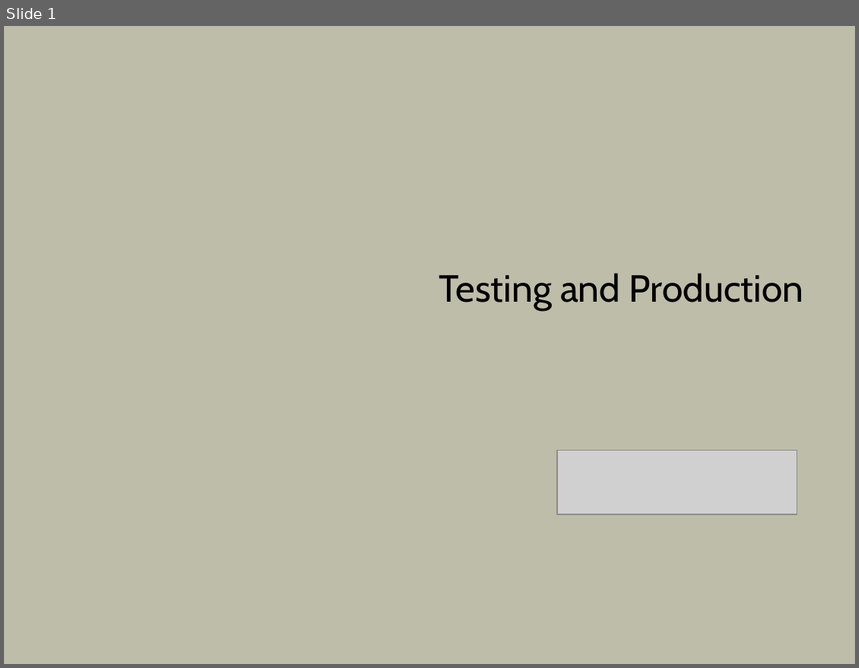
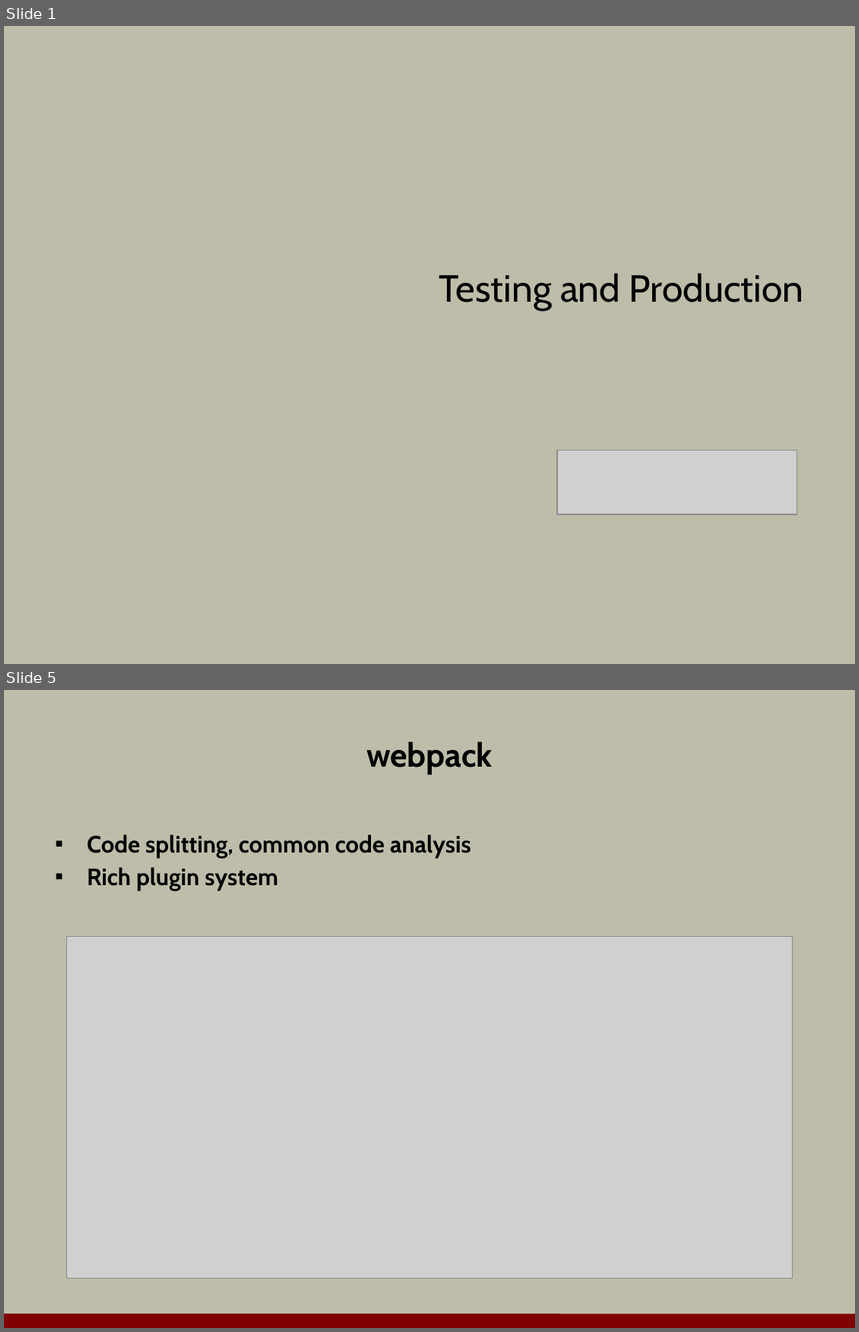
Before and after one commit to OdeToCode/classes, a slide deck: angular2/slides/08-testing.pptx. Shown one above the other, each under a label of ours: slide 1 before the commit, slides 1 and 5 after it; the slides between them are not shown. The pictures are 859x668 and 859x1332 pixels, drawn with LibreOffice and Linux fonts; fonts in the diff are those of the drawing; grey boxes stand for pictures; background and template pictures are left out. Boxes give left, top, right and bottom in pixels: in the first picture for what was removed or moved away, otherwise in the second. Text is boxed around its words. In the diff, an @@ line names an element or a change of style, - is before the commit and + after.

```diff
--- a/angular2/slides/08-testing.pptx
+++ b/angular2/slides/08-testing.pptx
@@ slide 5 added at [4,690,855,1328], background #BDBDA9 @@
@@ title added at [367,742,493,774], 28 pt, text #000000, bold @@
+webpack
@@ text added at [87,834,471,891], 20 pt, text #000000, bold @@
+▪ Code splitting, common code analysis
+▪ Rich plugin system
@@ picture added at [66,937,792,1279] @@
@@ line added from (4, 1321) to (855, 1322), #800000 12 pt @@
```
Also in this commit, not shown: 1 slide changed, 13 other slides added, 9 slides removed, 1 other file.
